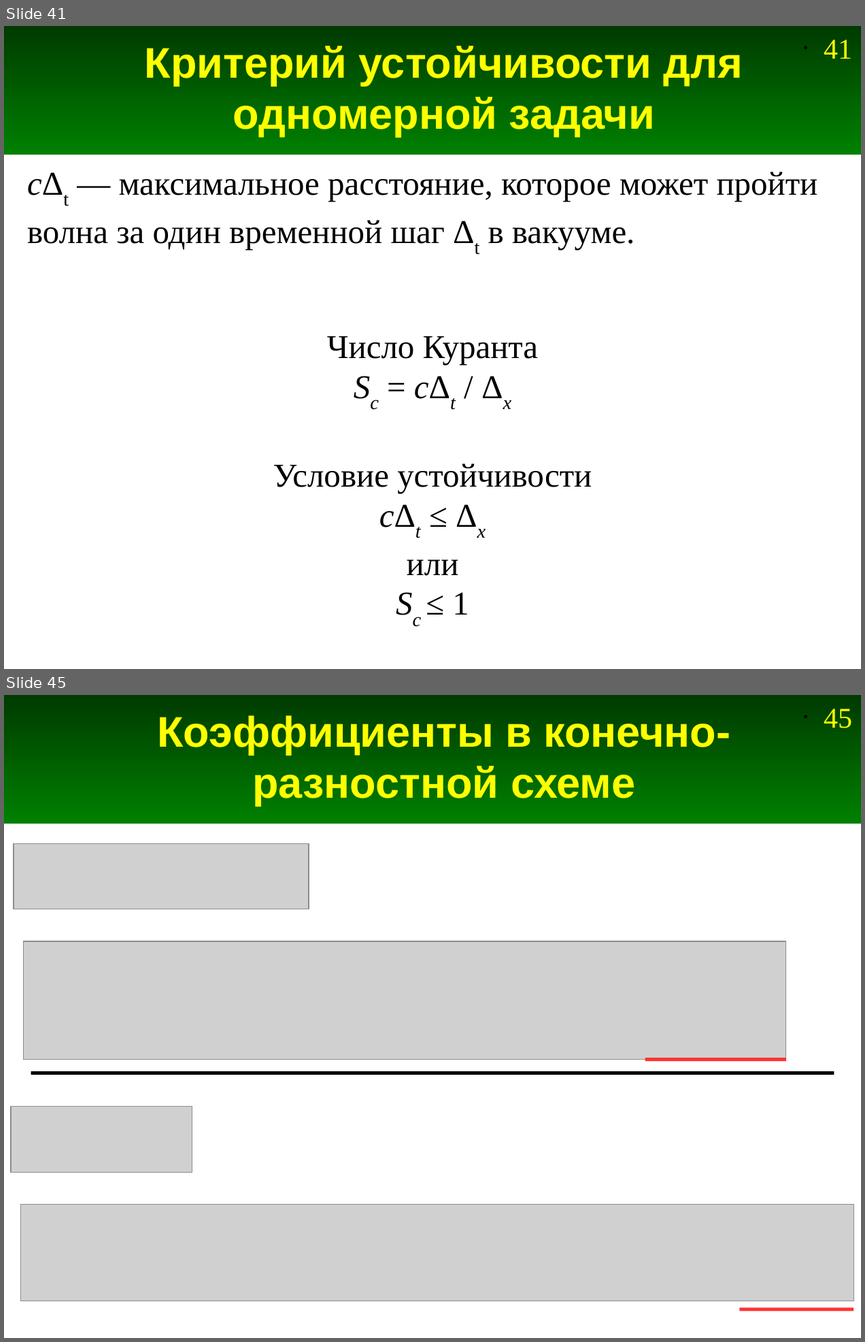
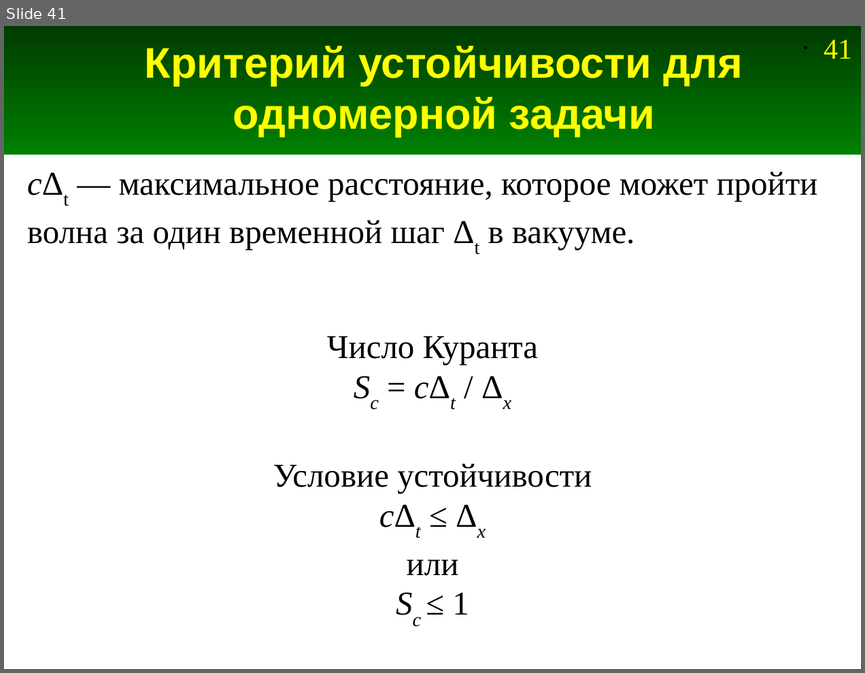
Before and after one commit to Jenyay/modelling, a slide deck: fdtd/presentations/04. FDTD-1D.odp. Shown one above the other, each under a label of ours: slides 41 and 45 before the commit, slide 41 after it; the slides between them are not shown. The pictures are 865x1342 and 865x673 pixels, drawn with LibreOffice and Linux fonts; fonts in the diff are those of the drawing; grey boxes stand for pictures. Boxes give left, top, right and bottom in pixels: in the first picture for what was removed or moved away, otherwise in the second. Text is boxed around its words. In the diff, an @@ line names an element or a change of style, - is before the commit and + after.

```diff
--- a/fdtd/presentations/04. FDTD-1D.odp
+++ b/fdtd/presentations/04. FDTD-1D.odp
@@ slide 45 removed at (4, 695, 861, 1338), background #FFFFFF; not listed: 2 template elements that a slide beside it also shows @@
@@ title removed at (157, 715, 731, 806) @@
-Коэффициенты в конечно-разностной схеме
@@ picture removed at (14, 843, 308, 909) @@
@@ picture removed at (24, 941, 786, 1059) @@
@@ line removed from (645, 1059) to (786, 1059) @@
@@ line removed from (31, 1073) to (834, 1073) @@
@@ picture removed at (11, 1106, 192, 1172) @@
@@ picture removed at (21, 1204, 854, 1301) @@
@@ line removed from (739, 1309) to (853, 1309) @@
```
Also in this commit, not shown: 9 slides changed, 6 slides added, 5 other slides removed, 3 other files.
